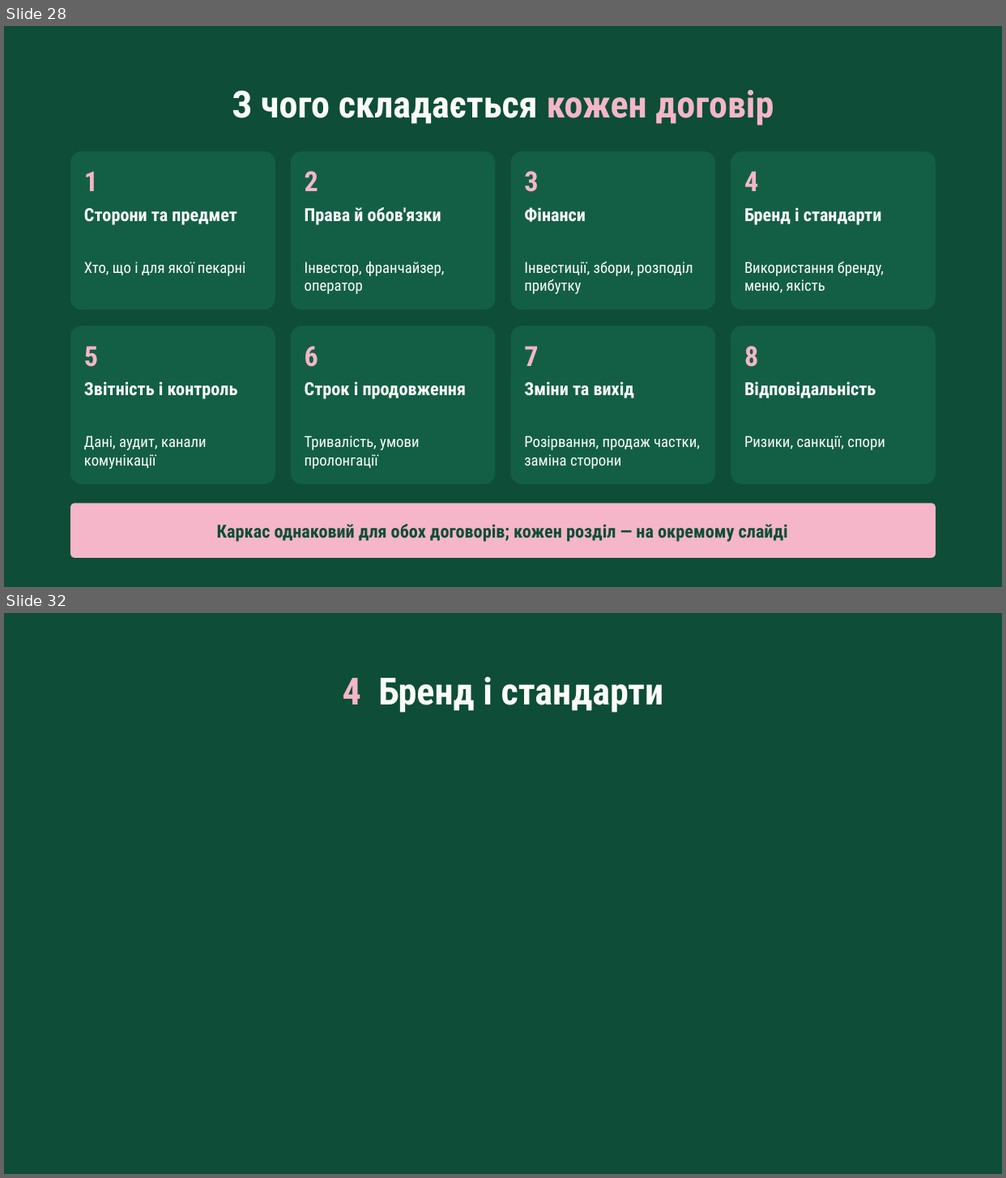
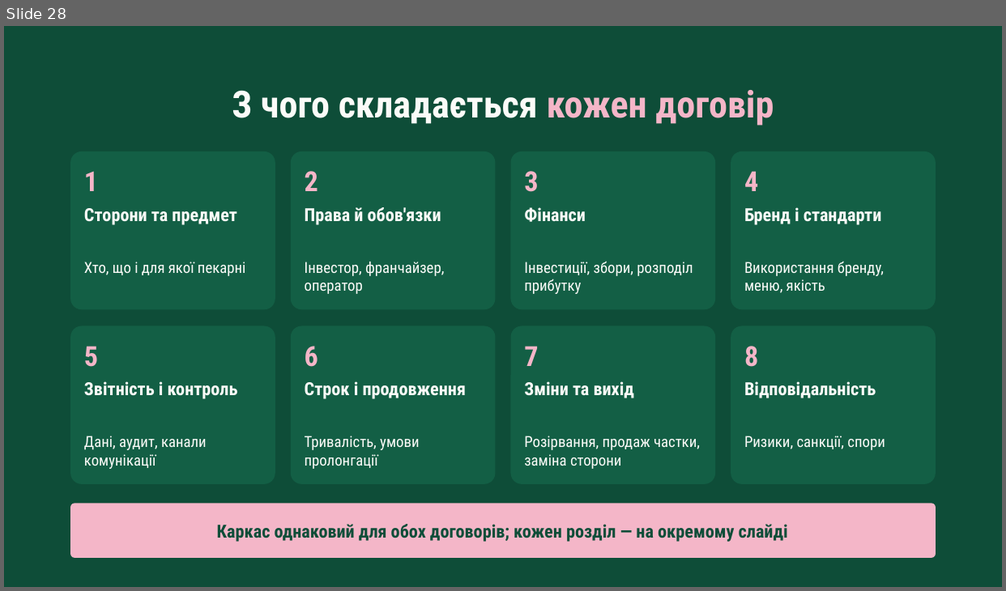
Before and after one commit to denfidiriv-cmyk/xcrypto, a slide deck: presentation_with_contract.pptx. Shown one above the other, each under a label of ours: slides 28 and 32 before the commit, slide 28 after it; the slides between them are not shown. The pictures are 1006x1178 and 1006x591 pixels, drawn with LibreOffice and Linux fonts; fonts in the diff are those of the drawing. Boxes give left, top, right and bottom in pixels: in the first picture for what was removed or moved away, otherwise in the second. Text is boxed around its words. In the diff, an @@ line names an element or a change of style, - is before the commit and + after.

```diff
--- a/presentation_with_contract.pptx
+++ b/presentation_with_contract.pptx
@@ slide 32 removed at [4,613,1002,1174], background #0E4D38 @@
@@ text removed at [343,677,663,713] @@
-4 Бренд і стандарти
```
Also in this commit, not shown: 9 slides added, 7 other slides removed.
